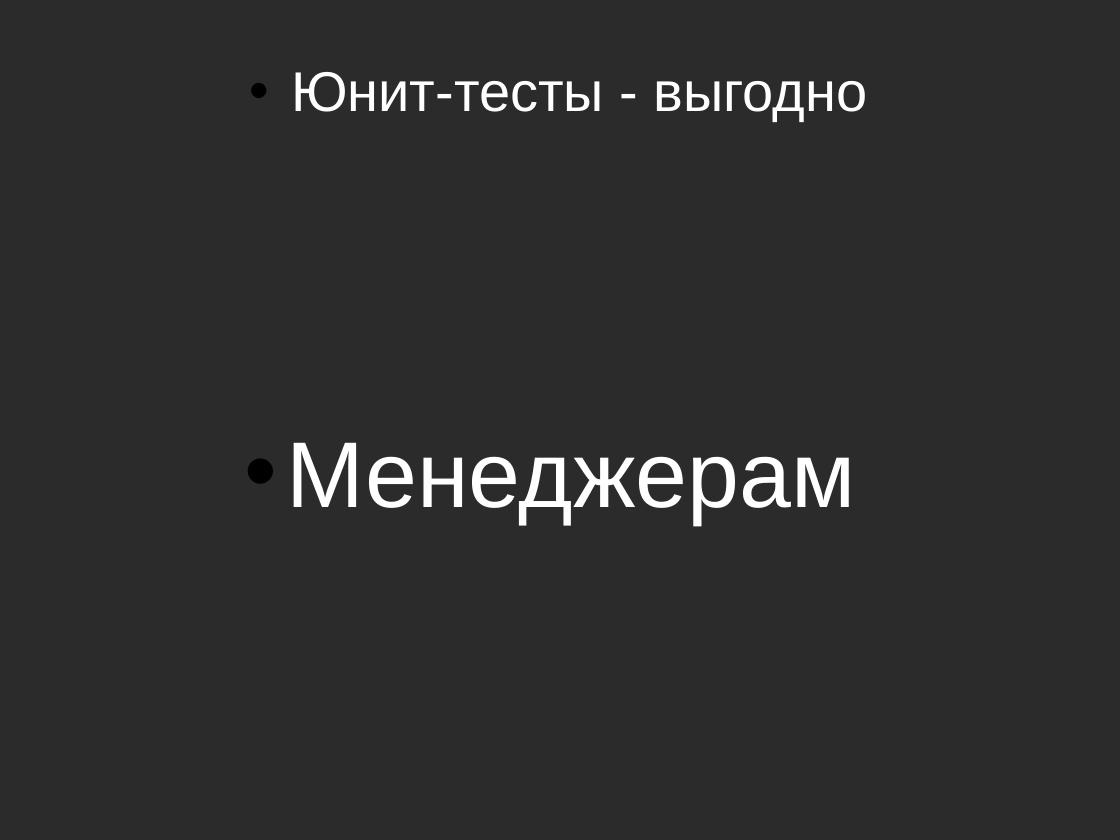
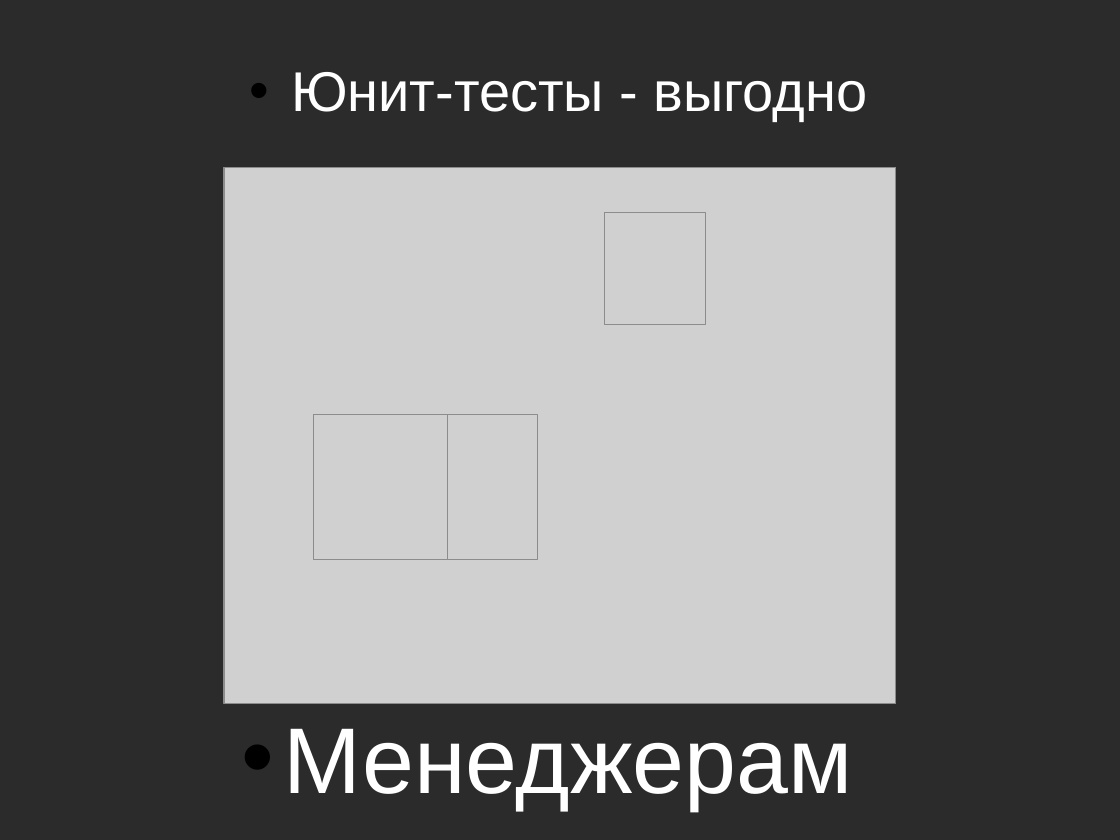
Before and after one commit to asolntsev/presentations, a slide deck: slide 24 of ui-tests/the_fast_and_the_continuous.seleniumcamp2014.odp (slide 12 before the commit). Drawn at 1120x840 pixels with LibreOffice and Linux fonts; fonts in the diff are those of the drawing; grey boxes stand for pictures; background and template pictures are left out; a plain dark background stands for a picture behind light text. Boxes give left, top, right and bottom in pixels: in the first picture for what was removed or moved away, otherwise in the second. Text is boxed around its words. In the diff, an @@ line names an element or a change of style, - is before the commit and + after.

```diff
--- a/ui-tests/the_fast_and_the_continuous.seleniumcamp2014.odp
+++ b/ui-tests/the_fast_and_the_continuous.seleniumcamp2014.odp
@@ picture added at [224, 167, 896, 703] @@
@@ picture added at [605, 213, 706, 325] @@
@@ picture added at [314, 414, 448, 560] @@
@@ picture added at [448, 414, 538, 560] @@
@@ text "Менеджерам": place and size @@
-text "Менеджерам" at [287, 442, 856, 524]
+text "Менеджерам" at [284, 728, 853, 810]
```
Also in this commit, not shown: 2 other slides changed, 13 slides added, 1 slide removed.
